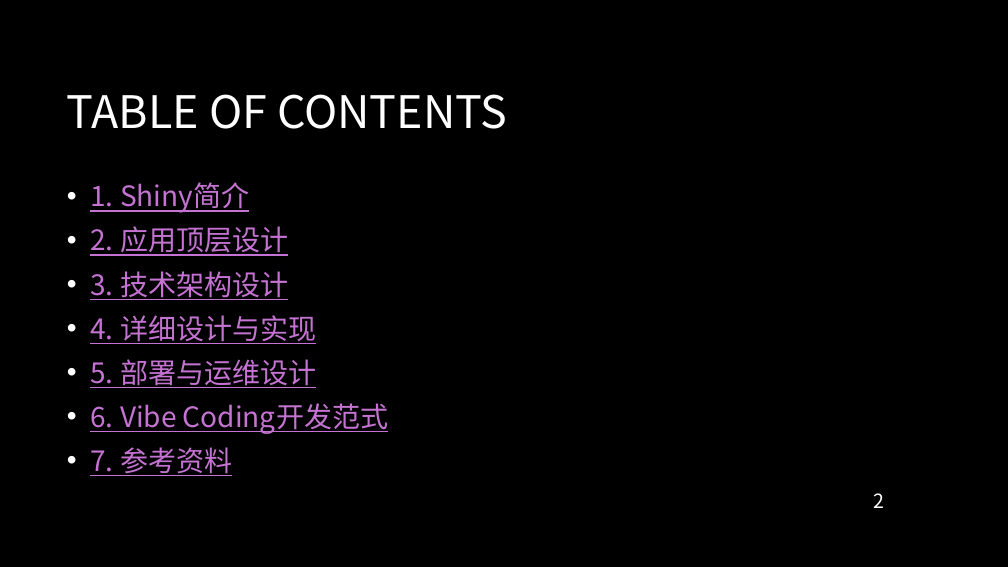
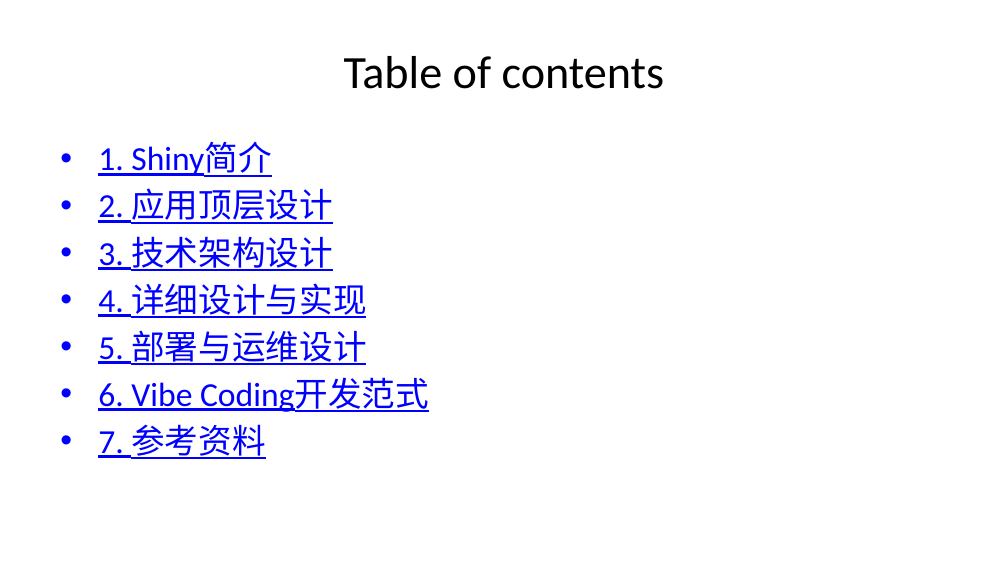
Before and after one commit to Kiriny1999/analysis-ic-model, a slide deck: slide 2 of shiny_app_documentation.pptx. Drawn at 1008x567 pixels with LibreOffice and Linux fonts; fonts in the diff are those of the drawing; background and template pictures are left out. Boxes give left, top, right and bottom in pixels: in the first picture for what was removed or moved away, otherwise in the second. Text is boxed around its words. In the diff, an @@ line names an element or a change of style, - is before the commit and + after.

```diff
--- a/shiny_app_documentation.pptx
+++ b/shiny_app_documentation.pptx
@@ background picture (left out) to #FFFFFF @@
@@ title at (x1=344, y1=56, x2=665, y2=89): text changed; size 32 to 33 pt; font Noto Sans CJK SC to Calibri; text colour #FFFFFF to #000000 @@
-TABLE OF CONTENTS
+Table of contents
@@ text "1. Shiny简介" moved from (x1=90, y1=182, x2=388, y2=476) to (x1=98, y1=143, x2=429, y2=459) @@
@@ text "1. Shiny简介" at (x1=98, y1=143, x2=429, y2=459): size 20 to 24 pt, font Noto Sans CJK SC to Calibri, text colour #C573D2 to #0000FF; indent changed; less space between paragraphs; vertical alignment middle to top @@
@@ page number removed at (x1=873, y1=493, x2=884, y2=508) @@
-2
```
Also in this commit, not shown: 55 other slides changed.
